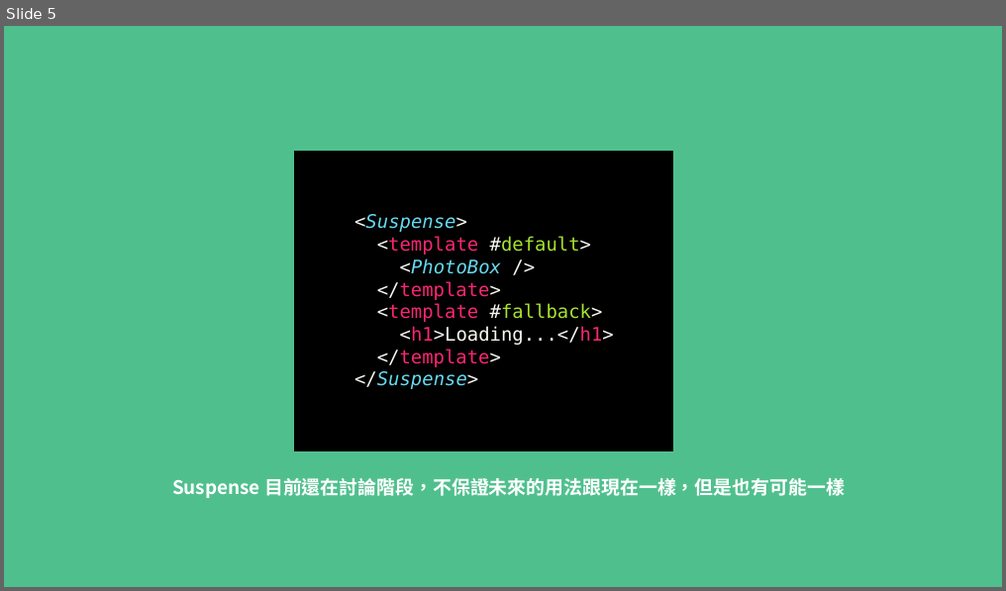
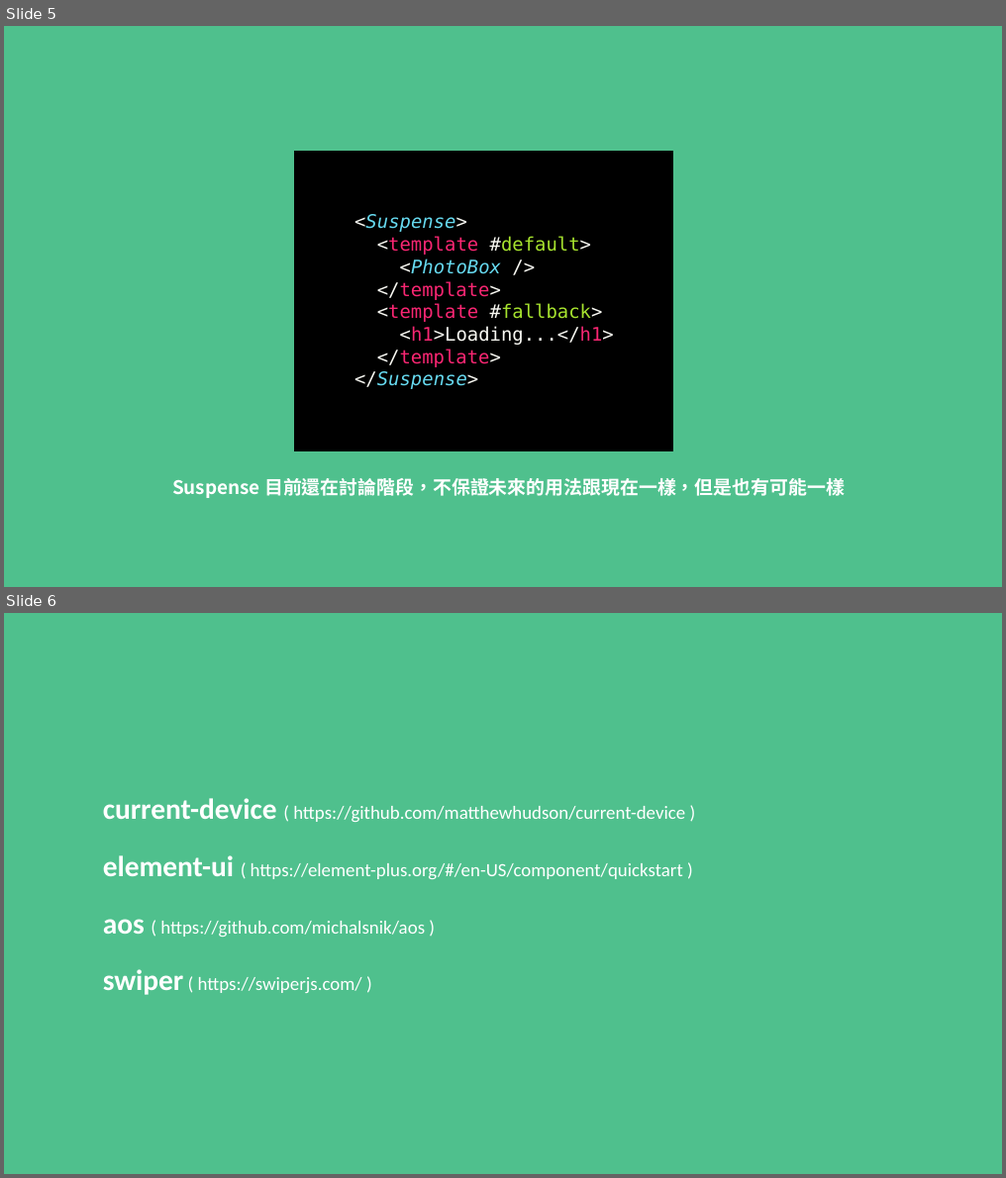
Before and after one commit to MikeOnlineCourse/Vue3_Course_Recharge_Example, a slide deck: Recharge.pptx. Shown one above the other, each under a label of ours: slide 5 before the commit, slides 5 and 6 after it. The pictures are 1006x591 and 1006x1178 pixels, drawn with LibreOffice and Linux fonts; fonts in the diff are those of the drawing. Boxes give left, top, right and bottom in pixels: in the first picture for what was removed or moved away, otherwise in the second. Text is boxed around its words. In the diff, an @@ line names an element or a change of style, - is before the commit and + after.

Commit message:
add ppt

```diff
--- a/Recharge.pptx
+++ b/Recharge.pptx
@@ slide 6 added at bbox=[4, 613, 1002, 1174], background #4FC08D @@
@@ text added at bbox=[103, 798, 685, 995], 18 pt, text #FFFFFF @@
+current-device ( https://github.com/matthewhudson/current-device )
+element-ui ( https://element-plus.org/#/en-US/component/quickstart )
+aos ( https://github.com/michalsnik/aos )
+swiper ( https://swiperjs.com/ )
```
Also in this commit, not shown: 1 other slide added.
